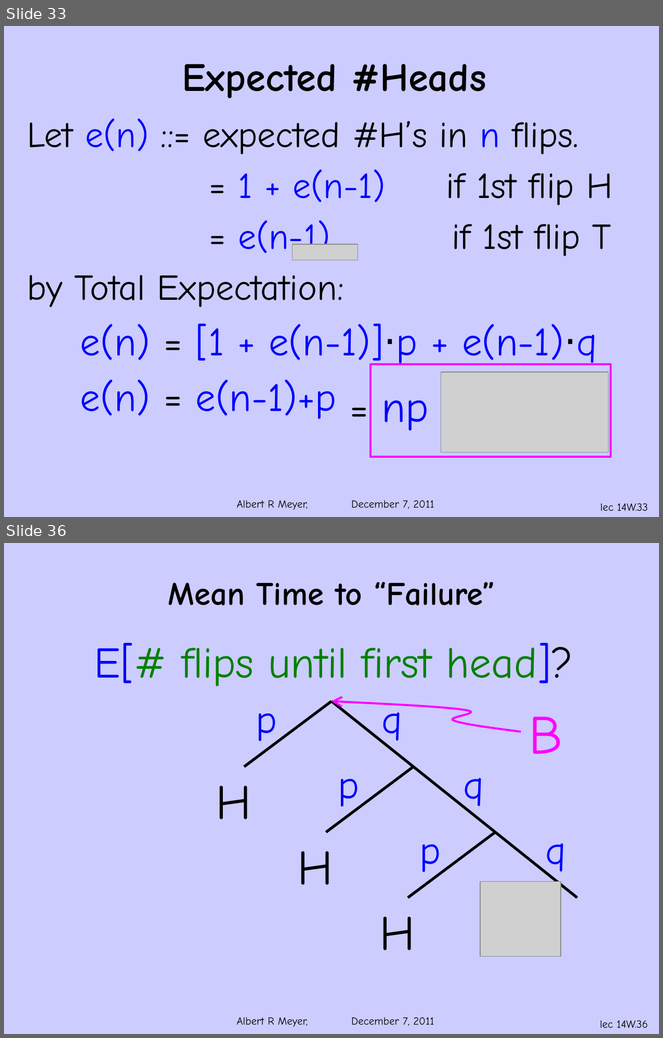
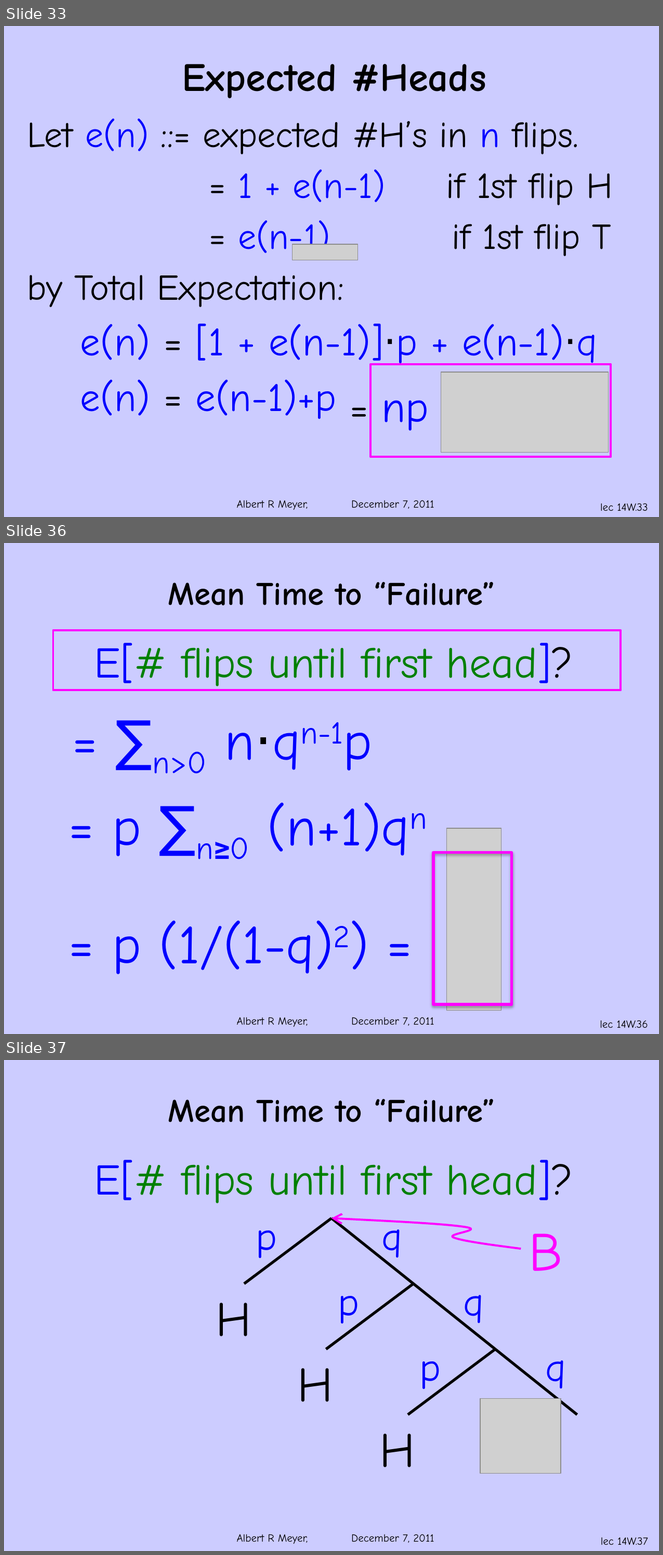
Before and after one commit to armeyer/mcs_web, a slide deck: fall11/slidesF11/slides14w.pptx. Shown one above the other, each under a label of ours: slides 33 and 36 before the commit, slides 33, 36 and 37 after it; the slides between them are not shown. The pictures are 663x1038 and 663x1555 pixels, drawn with LibreOffice and Linux fonts; fonts in the diff are those of the drawing; grey boxes stand for pictures; background and template pictures are left out. Boxes give left, top, right and bottom in pixels: in the first picture for what was removed or moved away, otherwise in the second. Text is boxed around its words. In the diff, an @@ line names an element or a change of style, - is before the commit and + after.

```diff
--- a/fall11/slidesF11/slides14w.pptx
+++ b/fall11/slidesF11/slides14w.pptx
@@ slide 36 added at (4,543,659,1034), background #CCCCFF; not listed: 1 template element that a slide beside it also shows @@
@@ text added at (168,582,495,605), 36 pt, text #000000, bold @@
+Mean Time to “Failure”
@@ rectangle added at (53,630,621,691), outline #FF00FF 2.25 pt @@
@@ text added at (94,643,573,691), 48 pt, text #008000 @@
+E[# flips until first head]?
@@ text added at (112,731,410,975), 60 pt, text #0000FF @@
+= ∑n>0 n⋅qn-1p
+= p ∑n≥0 (n+1)qn
+= p (1/(1-q)2) =
@@ picture added at (447,828,502,1011) @@
@@ rectangle added at (434,853,512,1005), outline #FF00FF 3 pt @@
@@ page number added at (600,1020,648,1028), 12 pt, text #000000 @@
+lec 14W.36
@@ what was slide 36 is now slide 37 @@
@@ page number at (601,1537,648,1545): text changed @@
-lec 14W.36
+lec 14W.37
```
Also in this commit, not shown: 17 slides changed, 1 other file.
